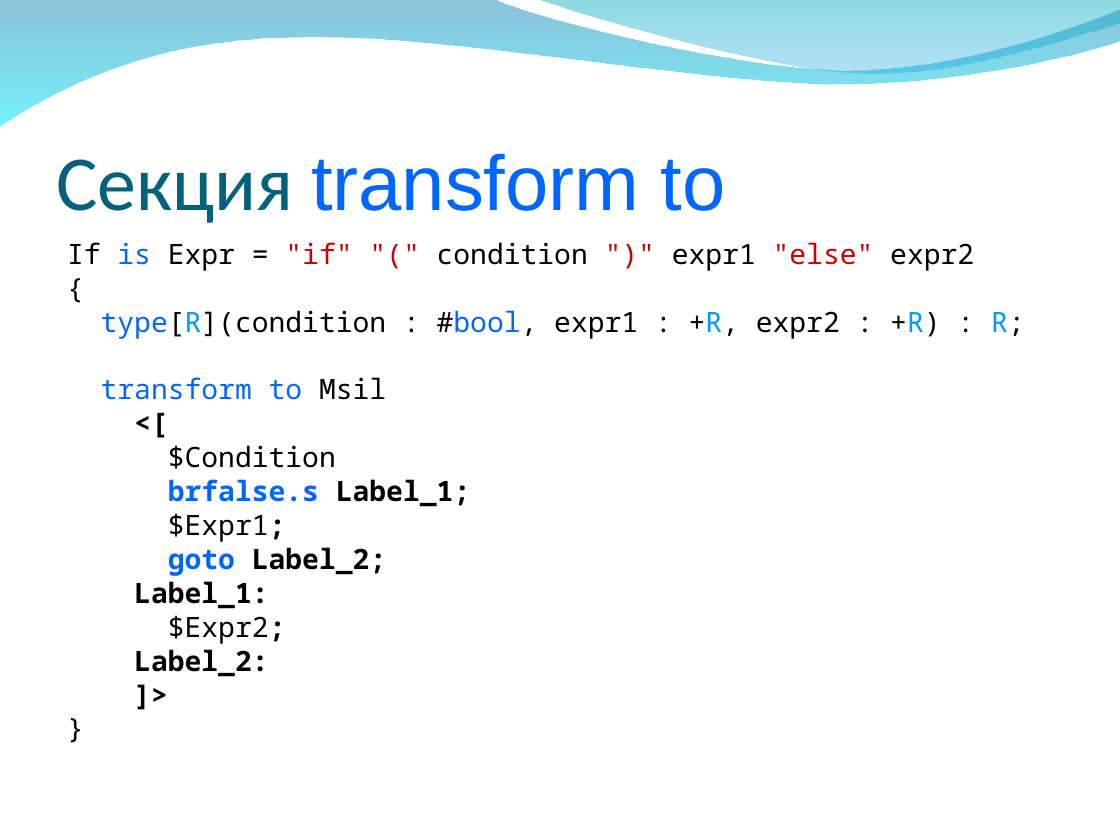
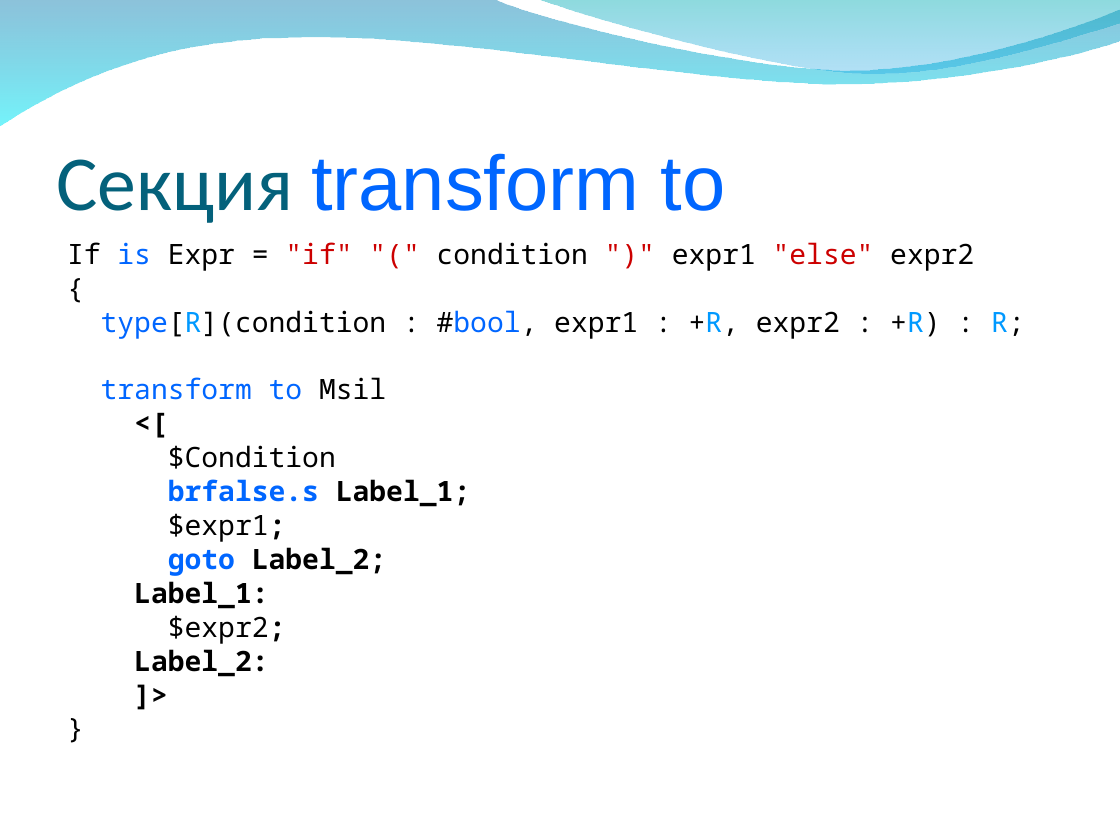
Before and after one commit to VladD2/Nemerle-Articles, a slide deck: slide 34 of N2/N2-Project/N2.ppt (slide 33 before the commit). Drawn at 1120x840 pixels with LibreOffice and Linux fonts; fonts in the diff are those of the drawing; background and template pictures are left out. Boxes give left, top, right and bottom in pixels: in the first picture for what was removed or moved away, otherwise in the second. Text is boxed around its words. In the diff, an @@ line names an element or a change of style, - is before the commit and + after.

```diff
--- a/N2/N2-Project/N2.ppt
+++ b/N2/N2-Project/N2.ppt
@@ text at (168,513,286,542): text changed @@
-$Expr1;
+$expr1;
@@ text at (168,615,286,644): text changed @@
-$Expr2;
+$expr2;
```
Also in this commit, not shown: 18 other slides changed, 4 slides added.
